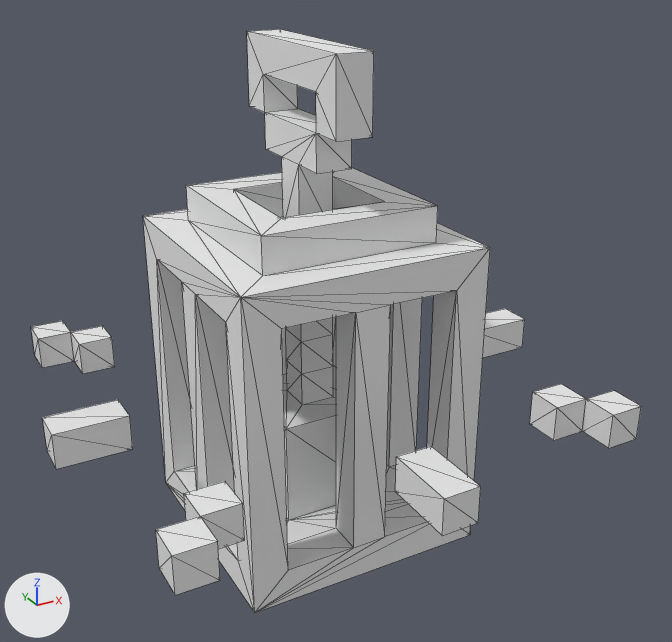
One commit to the OBJ model Assets/GGJOneItemGame_ObjFiles/SingleItemZelda-BridgeObject/Lantern.obj: the scene before it, then after it.
Both versions are drawn from a 50 mm lens placed at (-1.351, -2.01, 1.694), pointed at (-0.195, 0.091, 0.644). The axes (+X, +Y, +Z) are drawn at lower left. The lights are the same throughout. Mesh edges are drawn as thin lines. Where no turn or scale is listed for an object, it has been applied to the vertices. Vertices at the same position are counted once.

In view in the first picture: 'Untitled'.
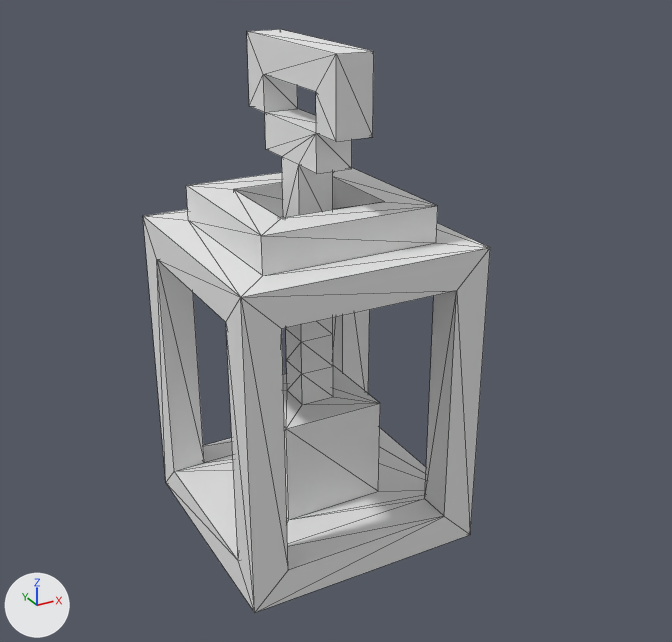
Location of each change, [x1, y1, x2, y2] in pixels of the pictures (672 x 642 px):
'Untitled', reshaped (43% narrower): before [31, 29, 641, 612]; after [143, 29, 490, 612]
part 1 of me_untitled, deleted: before [31, 309, 641, 595]
part 2 of me_untitled, cut back: [158, 260, 452, 612] in both

The change, as a diff of the scene's bpy script:
```diff
--- a/Assets/GGJOneItemGame_ObjFiles/SingleItemZelda-BridgeObject/Lantern.obj.py
+++ b/Assets/GGJOneItemGame_ObjFiles/SingleItemZelda-BridgeObject/Lantern.obj.py
@@ me_untitled @@
 # used by ob_untitled; location = (0.0, 0.0, 0.0)
-me_untitled.from_pydata(...)  # 220 vertices, 436 faces; spans x -1.0..0.5, y -0.6..0.9, z 0.0..1.4
+me_untitled.from_pydata(...)  # 100 vertices, 212 faces; spans x -0.6..0.1, y -0.2..0.5, z 0.0..1.4
+# me_untitled part 1: 8 loose pieces with 88 vertices, spanning x -1.0..0.5, y -0.6..0.9, z 0.4..0.5, are deleted
+# me_untitled part 2
+# 32 vertices are removed from x -0.6..0.1, y -0.2..0.5, z 0.1..0.8
+# 109 faces are deleted
+# 29 new faces join them
 me_untitled.materials.append(mat_palette)
```
